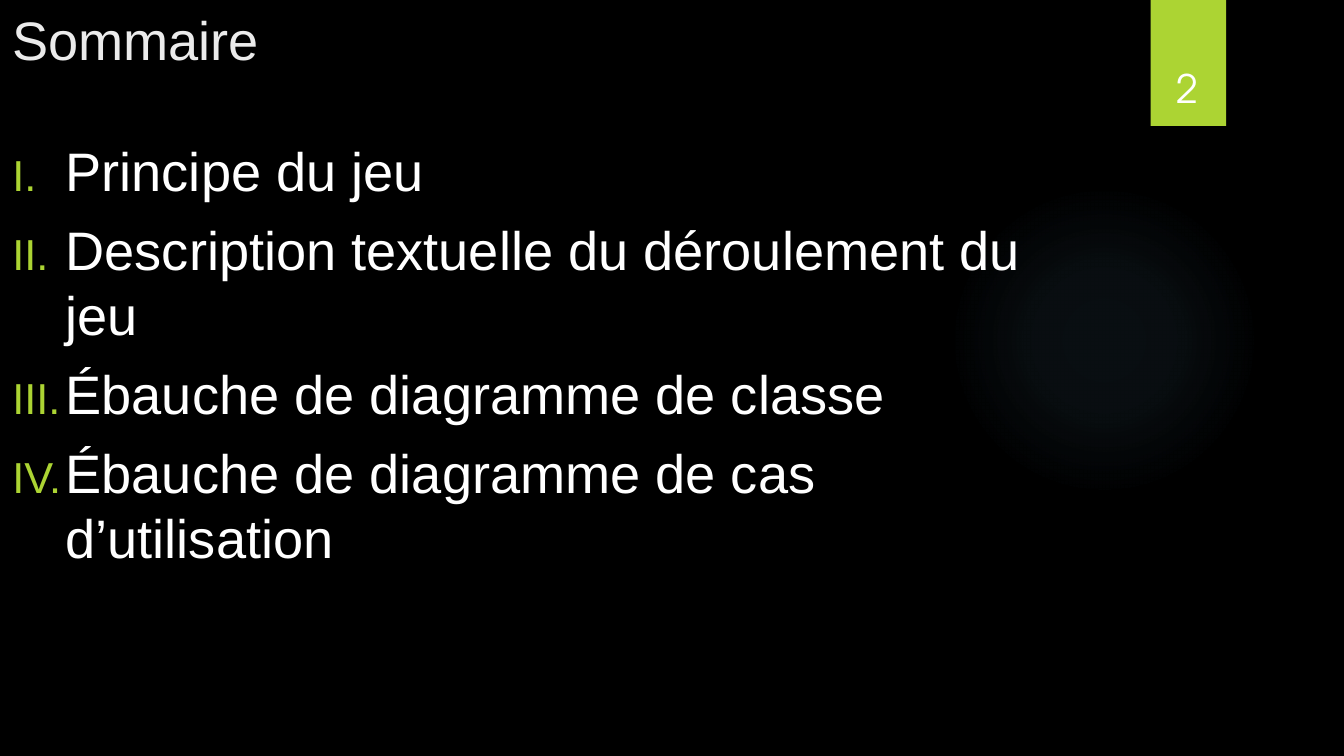
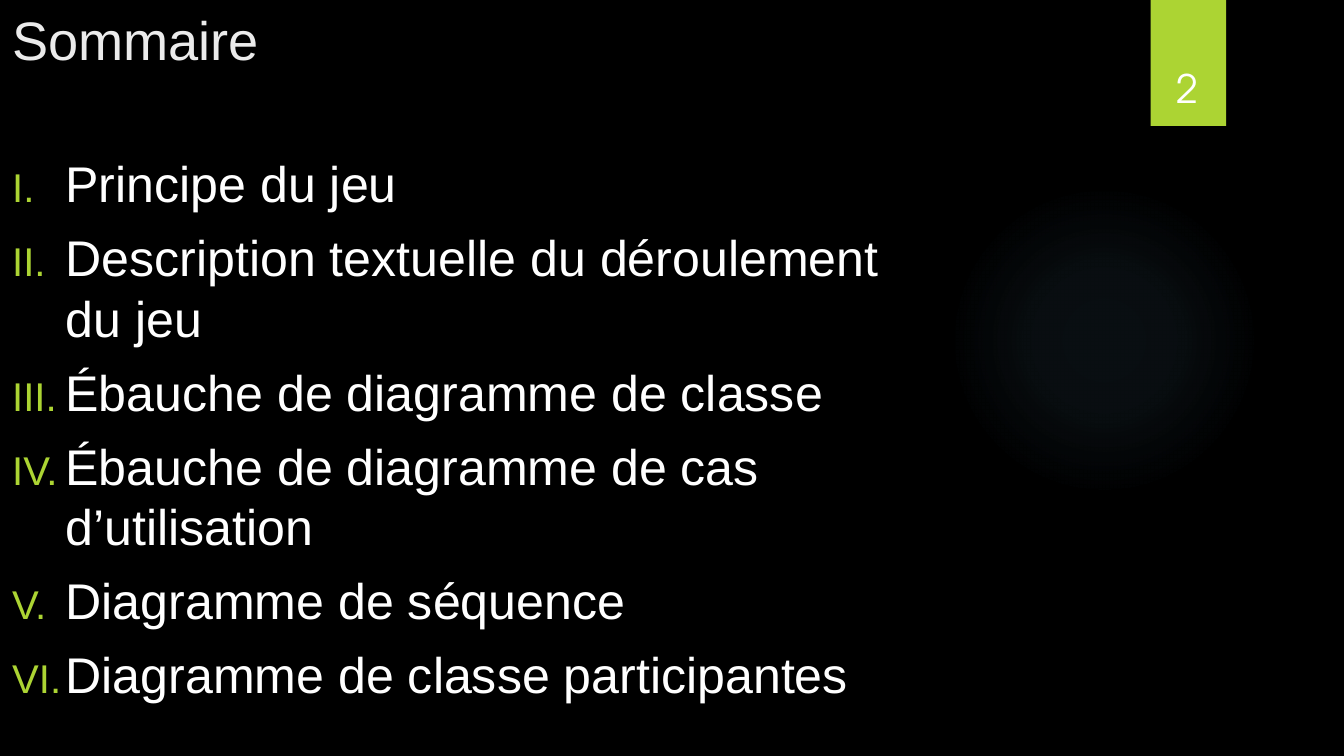
Before and after one commit to Idricealy/JeuZoo, a slide deck: slide 2 of src/doc/Presentation.pptx. Drawn at 1344x756 pixels with LibreOffice and Linux fonts; fonts in the diff are those of the drawing; background and template pictures are left out. Boxes give left, top, right and bottom in pixels: in the first picture for what was removed or moved away, otherwise in the second. Text is boxed around its words. In the diff, an @@ line names an element or a change of style, - is before the commit and + after.

```diff
--- a/src/doc/Presentation.pptx
+++ b/src/doc/Presentation.pptx
@@ text "Principe du jeu": place and size @@
-text "Principe du jeu" at <box>66,151,1020,559</box>
+text "Principe du jeu" at <box>66,165,878,704</box>
@@ text at <box>66,165,878,546</box>: size 32 to 29.6 pt in "Principe du jeu", "Description textuelle du déroulement du jeu", "Ébauche de diagramme de classe", "Ébauche de diagramme de cas d’utilisation" @@
@@ text at <box>66,582,848,704</box>: paragraphs added @@
+V. Diagramme de séquence
+VI. Diagramme de classe participantes
```
Also in this commit, not shown: 2 other slides changed, 1 other file.
